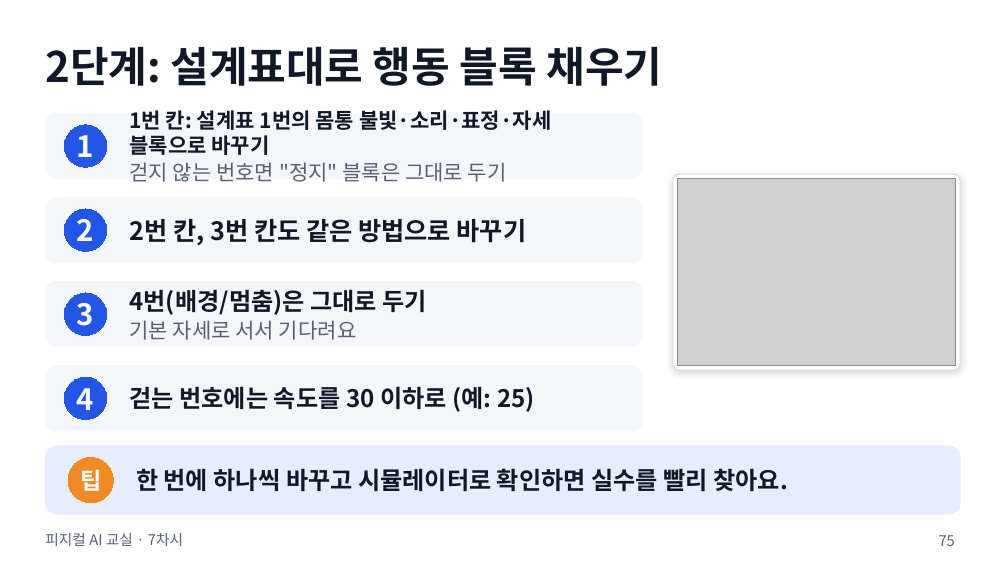
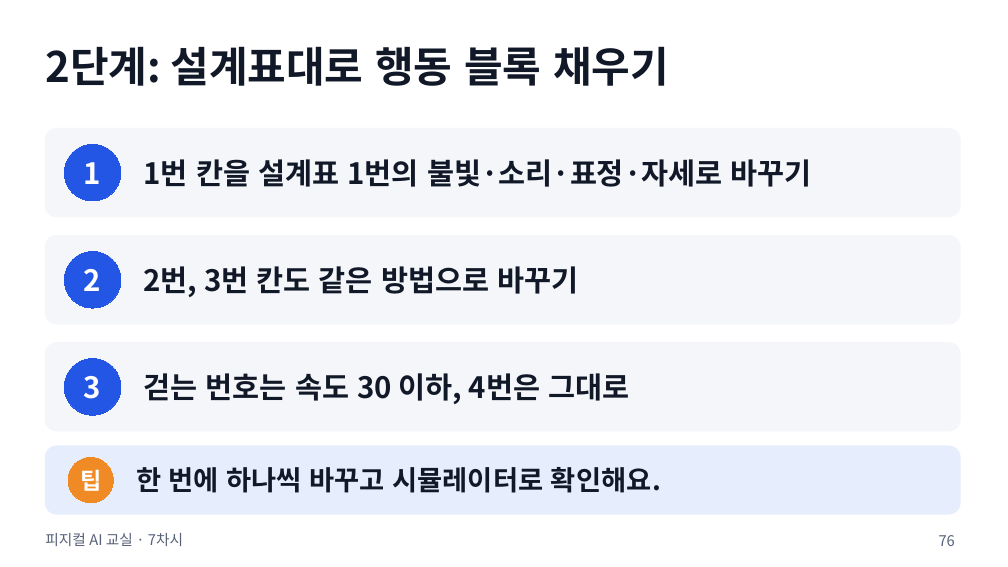
Before and after one commit to boundaryx01-uniquelife/microbit, a slide deck: slide 76 of materials/8차시_전체형/8차시_수업슬라이드.pptx (slide 75 before the commit). Drawn at 1008x567 pixels with LibreOffice and Linux fonts; fonts in the diff are those of the drawing; grey boxes stand for pictures. Boxes give left, top, right and bottom in pixels: in the first picture for what was removed or moved away, otherwise in the second. Text is boxed around its words. In the diff, an @@ line names an element or a change of style, - is before the commit and + after.

```diff
--- a/materials/8차시_전체형/8차시_수업슬라이드.pptx
+++ b/materials/8차시_전체형/8차시_수업슬라이드.pptx
@@ rounded rectangle: place and size @@
-rounded rectangle at (45, 113, 643, 178)
+rounded rectangle at (45, 129, 960, 217)
@@ ellipse "1": place and size @@
-ellipse "1" at (64, 125, 107, 167)
+ellipse "1" at (64, 144, 121, 201)
@@ text at (144, 159, 812, 187): text changed; size 20 to 28 pt @@
-1번 칸: 설계표 1번의 몸통 불빛·소리·표정·자세 블록으로 바꾸기
-걷지 않는 번호면 "정지" 블록은 그대로 두기
+1번 칸을 설계표 1번의 불빛·소리·표정·자세로 바꾸기
@@ rounded rectangle removed at (673, 174, 960, 370) @@
@@ picture removed at (678, 178, 956, 365) @@
@@ rounded rectangle removed at (45, 197, 643, 262) @@
@@ proportions changed in 3 elements at (45, 343, 960, 431), (45, 129, 960, 217), (45, 236, 960, 324) @@
@@ rounded rectangle: place and size @@
-rounded rectangle at (45, 282, 643, 347)
+rounded rectangle at (45, 236, 960, 324)
@@ ellipse "2": place and size @@
-ellipse "2" at (64, 209, 107, 251)
+ellipse "2" at (64, 252, 121, 309)
@@ text at (144, 266, 578, 297): text changed; size 24 to 28 pt @@
-2번 칸, 3번 칸도 같은 방법으로 바꾸기
+2번, 3번 칸도 같은 방법으로 바꾸기
@@ text removed at (129, 289, 427, 340) @@
-4번(배경/멈춤)은 그대로 두기
-기본 자세로 서서 기다려요
@@ rounded rectangle: place and size @@
-rounded rectangle at (45, 366, 643, 431)
+rounded rectangle at (45, 343, 960, 431)
@@ ellipse "3": place and size @@
-ellipse "3" at (64, 293, 107, 336)
+ellipse "3" at (64, 358, 121, 415)
@@ ellipse removed at (64, 377, 107, 420) @@
-4
@@ text at (144, 373, 629, 404): text changed; size 23 to 28 pt @@
-걷는 번호에는 속도를 30 이하로 (예: 25)
+걷는 번호는 속도 30 이하, 4번은 그대로
@@ text at (136, 467, 661, 493): text changed; size 23 to 26 pt @@
-한 번에 하나씩 바꾸고 시뮬레이터로 확인하면 실수를 빨리 찾아요.
+한 번에 하나씩 바꾸고 시뮬레이터로 확인해요.
@@ page number at (939, 535, 955, 546): text changed @@
-75
+76
```
Also in this commit, not shown: 34 other slides changed, 1 slide added, 23 other files.
